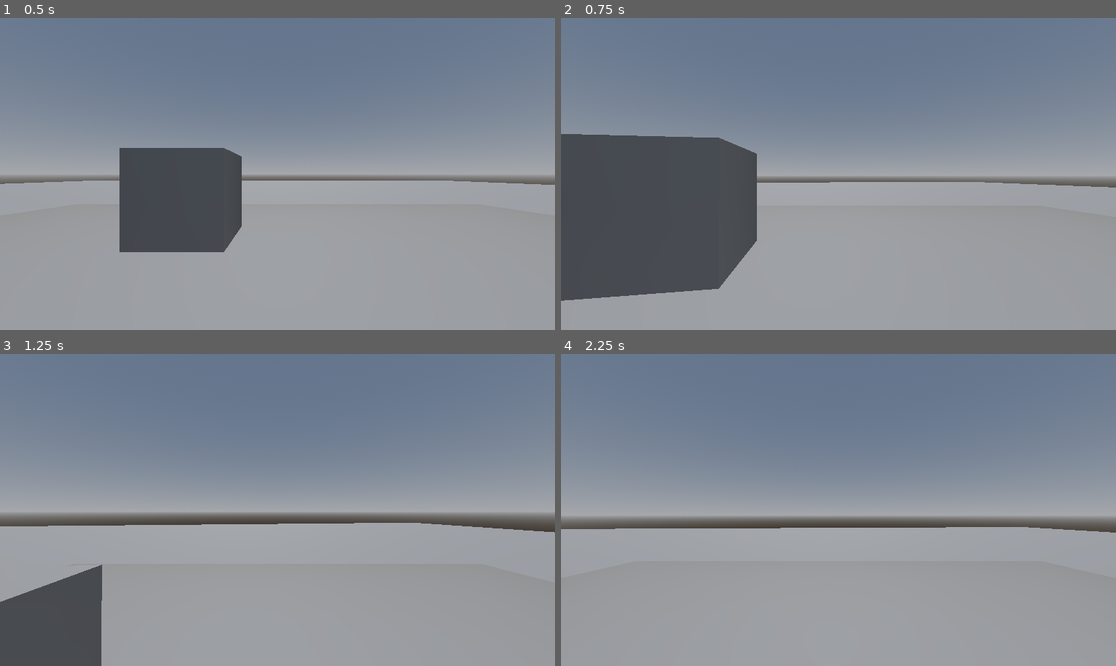
Above: before the commit, frames 1-4 (two rows, left to right).
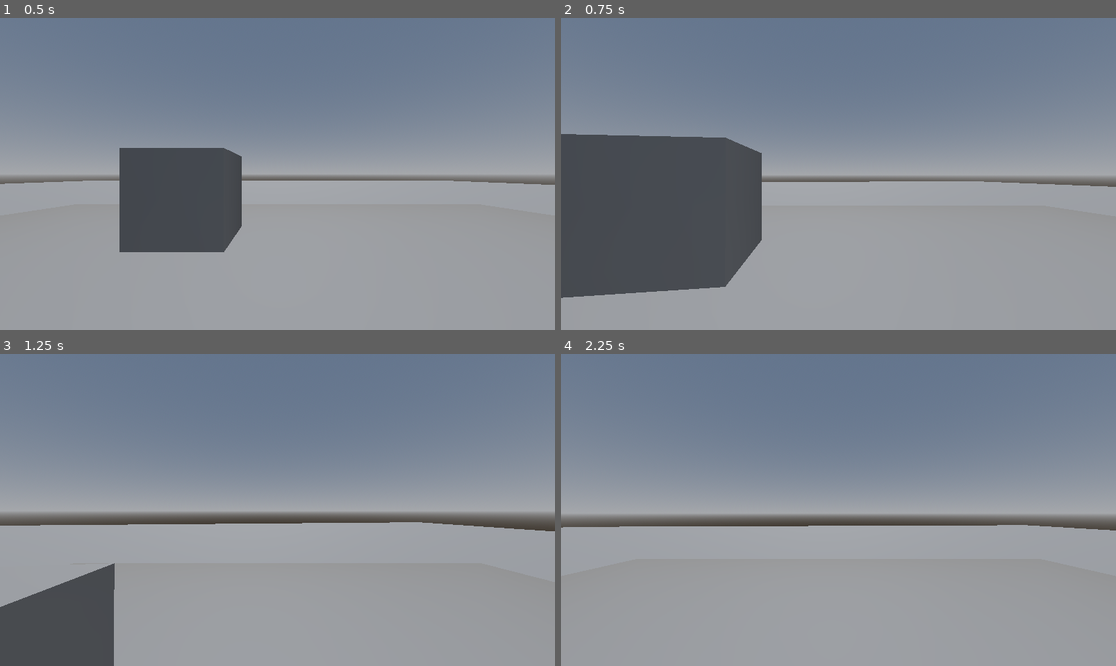
Above: after the commit, the same moments.

Repository: olinic/godot-fps-template
Game: Godot game, scene res://main.tscn
Two runs of this game, one before a commit and one after it. Both use one fixed random seed, a clock stepped at 60 frames per second and the inputs below.
Inputs (mouse positions are in pixels of both pictures, inside the frame that each line leads up to):
- Up to frame 1 (0.5 s): no input
- Up to frame 2 (0.75 s): tap Enter at 0.5 s; move the mouse to (866, 174) at 0.52 s; hold Up (move_forward) from 0.53 s (still down)
- Up to frame 3 (1.25 s): keep holding Up (move_forward); tap Space (jump) at 0.77 s
- Up to frame 4 (2.25 s): keep holding Up (move_forward); move the mouse to (810, 510) at 1.27 s; tap Space (jump) at 1.52, 2 s; move the mouse to (849, 503) at 2.02 s

Frame 1 is identical in both runs. In frame 2, 0.8% of the frame differs, in the area x 0-100%, y 37-91%; in frame 3, 1.2%; in frame 4, 1.2%, in the area x 0-100%, y 51-58%.

Commit message:
Separate vertical vs horizontal look sensitivity

Diff:
--- a/player.gd
+++ b/player.gd
@@ -2,8 +2,9 @@
 
 const SPEED = 5.0
 const JUMP_VELOCITY = 4.5
-@export var LOOK_SENSITIVITY: float
-const CONTROLLER_LOOK_MULTIPLIER: int = 35
+@export var HORIZONTAL_LOOK_SENSITIVITY: float
+@export var VERTICAL_LOOK_SENSITIVITY: float
+const CONTROLLER_LOOK_MULTIPLIER: int = 50
 const TILT_LOWER_LIMIT: float = -89
 const TILT_UPPER_LIMIT: float = 89
 
@@ -55,10 +56,10 @@
 	adjust_camera_look(delta, aim_dir * CONTROLLER_LOOK_MULTIPLIER)
 
 func adjust_camera_look(delta, look_rotation: Vector2):
-	look_rotation *=  LOOK_SENSITIVITY * delta
-	camera.rotation_degrees.x -= look_rotation.y
+	look_rotation *= delta
+	camera.rotation_degrees.x -= look_rotation.y * VERTICAL_LOOK_SENSITIVITY
 	camera.rotation_degrees.x = clamp(camera.rotation_degrees.x, TILT_LOWER_LIMIT, TILT_UPPER_LIMIT)
-	rotation_degrees.y -= look_rotation.x
+	rotation_degrees.y -= look_rotation.x * HORIZONTAL_LOOK_SENSITIVITY
 
 func handle_jump():
 	if Input.is_action_just_pressed("jump") and is_on_floor():
--- a/player.tscn
+++ b/player.tscn
@@ -8,7 +8,8 @@
 
 [node name="Player" type="CharacterBody3D"]
 script = ExtResource("1_sxc4l")
-LOOK_SENSITIVITY = 8.0
+HORIZONTAL_LOOK_SENSITIVITY = 7.0
+VERTICAL_LOOK_SENSITIVITY = 5.0
 
 [node name="CollisionShape3D" type="CollisionShape3D" parent="."]
 shape = SubResource("CapsuleShape3D_uggkb")
